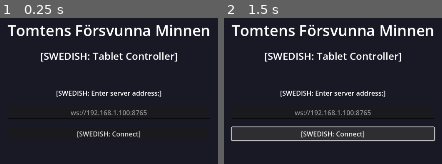
Above: before the commit, frames 1-2 (left to right).
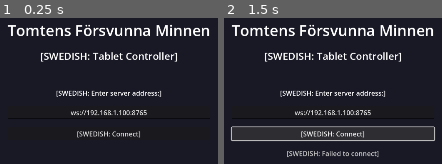
Above: after the commit, the same moments.

Repository: freol35241/christmas-game-2025
Game: Godot game, scene res://scenes/tablet/tablet_main.tscn
Same seed, same stepped clock (60 frames per second), same inputs: the game is played once before the commit and once after it. This scene is started directly instead of the project's main scene.
Inputs (mouse positions are in pixels of both pictures, inside the frame that each line leads up to):
- Up to frame 1 (0.25 s): no input
- Up to frame 2 (1.5 s): tap Enter at 0.5, 0.6 s; move the mouse to (outside the picture) at 0.52 s; click (outside the picture) at 0.67 s; tap Space at 0.77 s; click "[SWEDISH: Connect]" at 1.25 s

The runs differ from the first frame. In frame 1, 0.5% of the frame differs, in the area x 32-68%, y 63-67%; in frame 2, 1.3%, in the area x 28-72%, y 63-96%.
Error before the commit: Parse Error: The function signature doesn't match the parent. Parent signature is "is_connected(StringName, Callable) -> bool". (res://scripts/tablet/websocket…

Commit message:
Fix is_connected method conflict with Godot's native Object method
Rename is_connected() to is_server_connected() to avoid conflict with
Godot's native Object.is_connected(signal, callable) method, which has
a different signature and causes a parse error when overridden.

Diff:
--- a/godot/scripts/tablet/websocket_client.gd
+++ b/godot/scripts/tablet/websocket_client.gd
@@ -174,7 +174,7 @@
 		_: return "UNKNOWN"
 
 
-func is_connected() -> bool:
+func is_server_connected() -> bool:
 	return _connected
 
 
